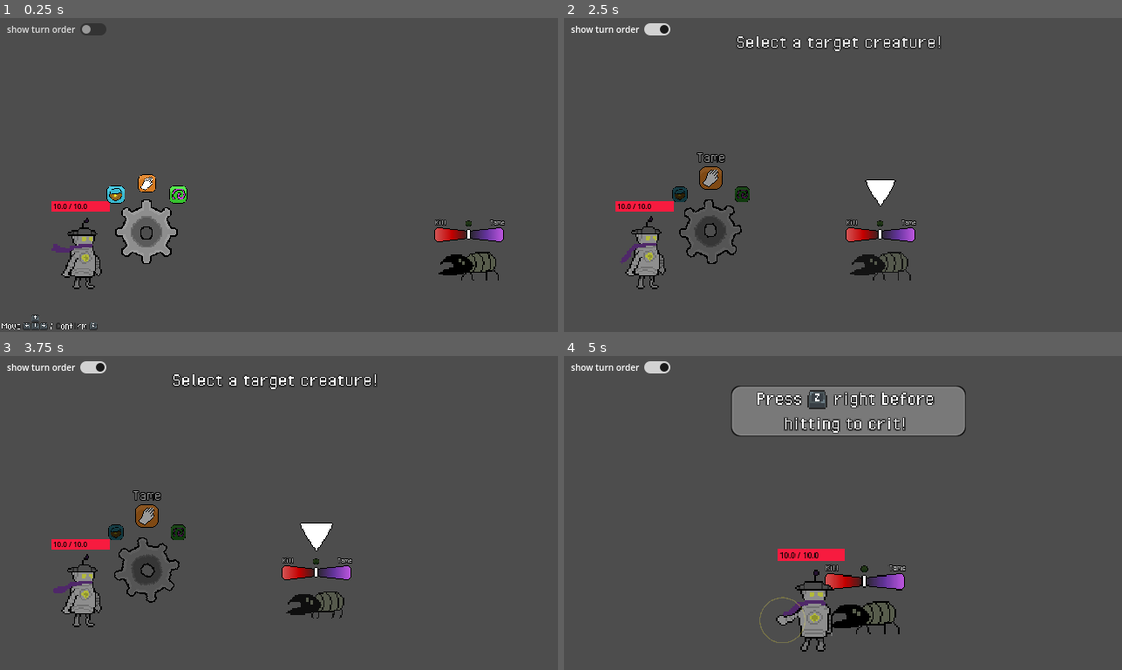
Above: before the commit, frames 1-4 (two rows, left to right).
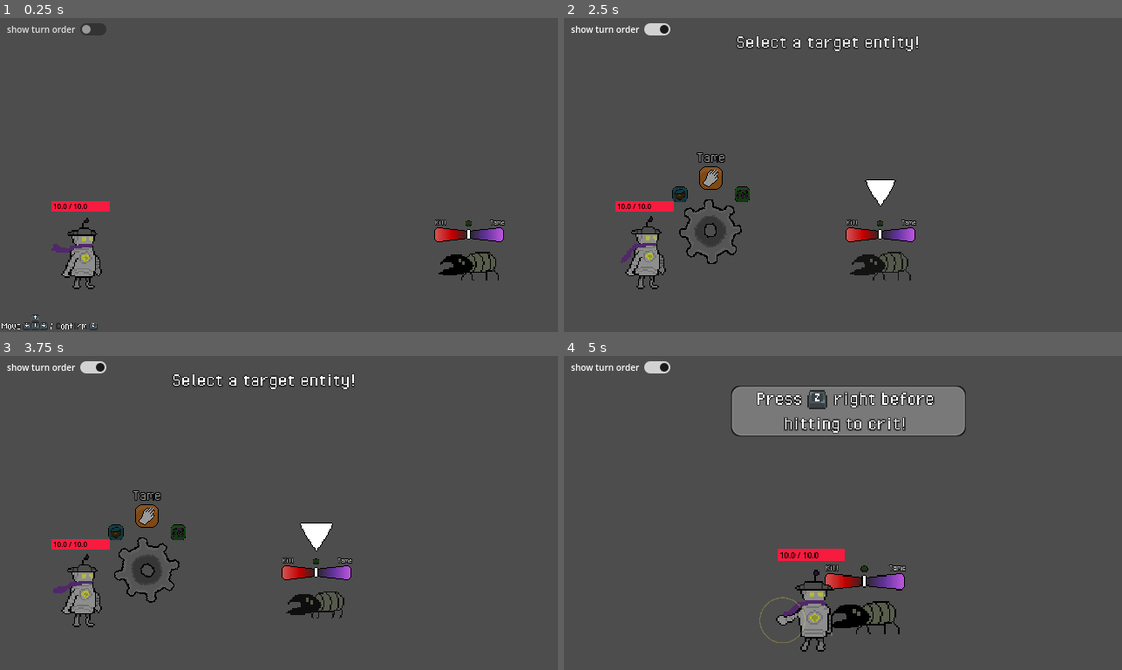
Above: after the commit, the same moments.

Repository: greeeegartur/cgvr-thesis
Game: Godot game, scene res://Scenes/CombatScene.tscn
Two runs of this game, one before a commit and one after it. Both use one fixed random seed, a clock stepped at 60 frames per second and the inputs below. The engine's default icon, where the game draws it, is replaced by a stand-in: a white triangle on a blue panel in a dark square.
Inputs:
- Up to frame 1 (0.25 s): no input
- Up to frame 2 (2.5 s): tap Enter (ui_accept) at 0.5, 0.77, 2.27 s; hold Right (ui_right) 0.53-1.25 s; click "show turn order" at 1.25 s; hold Down (ui_down) from 2.03 s (still down)
- Up to frame 3 (3.75 s): release Down (ui_down) at 2.78 s; hold Right (ui_right) 2.78-3.53 s; hold Up (ui_up) from 3.53 s (still down)
- Up to frame 4 (5 s): tap Enter (ui_accept) at 3.77, 4.52 s; release Up (ui_up) at 4.28 s; hold Left (ui_left) from 4.28 s (still down)

The runs differ from the first frame. In frame 1, 1.6% of the frame differs, in the area x 19-34%, y 49-79%; in frame 2, 0.2%; in frame 3, 0.3%; in frame 4, nothing differs.
Error before the commit: Invalid access to property or key 'data' on a base object of type 'Nil'. (res://Scripts/Combat/CombatManager.gd:1183)

Commit message:
Repair ability implementation
Finished ability base implementation and created the repair ability. Still have to add it to the shop and boon correctly.

Diff:
--- a/droidream/Scenes/CombatScene.tscn
+++ b/droidream/Scenes/CombatScene.tscn
@@ -24,6 +24,7 @@
 [ext_resource type="PackedScene" uid="uid://cwntedolisxe8" path="res://Scenes/VFX/BoonSelectionScreen.tscn" id="17_ad845"]
 [ext_resource type="PackedScene" uid="uid://mnb3nvh3ofas" path="res://Scenes/VFX/HitFeedbackText.tscn" id="22_b7ydo"]
 [ext_resource type="Texture2D" uid="uid://dhg3luy17q64k" path="res://Graphics/Placeholders/Combat/speedlines.png" id="23_ad845"]
+[ext_resource type="PackedScene" uid="uid://rab42iernju0" path="res://Scenes/VFX/RepairObject.tscn" id="25_mtk7o"]
 
 [sub_resource type="Animation" id="Animation_mtk7o"]
 length = 0.001
@@ -199,6 +200,7 @@
 DamageNumberScene = ExtResource("3_7d6hk")
 ExplosionFXScene = ExtResource("5_7t358")
 HitFeedbackScene = ExtResource("22_b7ydo")
+RepairObjectScene = ExtResource("25_mtk7o")
 camera = NodePath("../../Camera2D")
 
 [node name="DamageNumbers" type="Node2D" parent="VFX"]
--- a/droidream/Scenes/VFX/AbilityRow.tscn
+++ b/droidream/Scenes/VFX/AbilityRow.tscn
@@ -5,6 +5,10 @@
 [ext_resource type="Texture2D" uid="uid://unc0jsq2owev" path="res://Graphics/Placeholders/Combat/axis_select.png" id="3_kbqje"]
 
 [node name="AbilityRow" type="HBoxContainer"]
+anchors_preset = -1
+anchor_right = 0.112
+anchor_bottom = 0.05
+offset_right = -37.68
 script = ExtResource("1_uem6x")
 
 [node name="Name" type="Label" parent="."]
@@ -14,31 +18,29 @@
 theme_override_constants/outline_size = 4
 theme_override_fonts/font = ExtResource("2_hu6kg")
 theme_override_font_sizes/font_size = 17
-text = "Bolts"
+text = "Ability"
 vertical_alignment = 2
 
-[node name="CooldownContainer" type="Node2D" parent="."]
-position = Vector2(-2, 4)
+[node name="Container" type="HBoxContainer" parent="."]
+layout_mode = 2
 
-[node name="Container" type="HBoxContainer" parent="CooldownContainer"]
-offset_left = 47.0
-offset_right = 70.0
-offset_bottom = 18.0
-
-[node name="Icon" type="TextureRect" parent="CooldownContainer/Container"]
+[node name="Icon" type="TextureRect" parent="Container"]
+self_modulate = Color(0.85882354, 0.90588236, 0.4509804, 1)
 layout_mode = 2
 texture = ExtResource("3_kbqje")
-stretch_mode = 4
+stretch_mode = 5
 metadata/_edit_use_anchors_ = true
 
-[node name="Icon2" type="TextureRect" parent="CooldownContainer/Container"]
+[node name="Icon2" type="TextureRect" parent="Container"]
+self_modulate = Color(0.85882354, 0.90588236, 0.4509804, 1)
 layout_mode = 2
 texture = ExtResource("3_kbqje")
-stretch_mode = 4
+stretch_mode = 5
 metadata/_edit_use_anchors_ = true
 
-[node name="Icon3" type="TextureRect" parent="CooldownContainer/Container"]
+[node name="Icon3" type="TextureRect" parent="Container"]
+self_modulate = Color(0.85882354, 0.90588236, 0.4509804, 1)
 layout_mode = 2
 texture = ExtResource("3_kbqje")
-stretch_mode = 4
+stretch_mode = 5
 metadata/_edit_use_anchors_ = true
--- a/droidream/Scenes/VFX/PlayerTurnUI.tscn
+++ b/droidream/Scenes/VFX/PlayerTurnUI.tscn
@@ -24,6 +24,7 @@
 texture = ExtResource("9_7f765")
 
 [node name="PlayerTurnUi" type="CanvasLayer"]
+visible = false
 script = ExtResource("1_0fa56")
 AbilityRowScene = ExtResource("2_n7a3j")
 
@@ -233,13 +234,17 @@
 theme_override_styles/panel = SubResource("StyleBoxTexture_irvsa")
 
 [node name="ScrollContainer" type="ScrollContainer" parent="AbilitiesMenu/Panel"]
-layout_mode = 0
-offset_left = 9.0
-offset_top = 11.0
+clip_contents = false
+layout_mode = 1
+offset_left = 12.0
+offset_top = 14.0
 offset_right = 91.0
 offset_bottom = 69.0
+horizontal_scroll_mode = 3
+vertical_scroll_mode = 3
 
 [node name="VBox" type="VBoxContainer" parent="AbilitiesMenu/Panel/ScrollContainer"]
+custom_minimum_size = Vector2(79, 55)
 layout_mode = 2
 
 [node name="ItemsMenu" type="Node" parent="."]
--- /dev/null
+++ b/droidream/Scenes/VFX/RepairObject.tscn
@@ -0,0 +1,11 @@
+[gd_scene load_steps=5 format=3 uid="uid://rab42iernju0"]
+
+[ext_resource type="Script" uid="uid://btmulos74tdmp" path="res://Scripts/Misc/RepairObject.gd" id="1_4jpy5"]
+[ext_resource type="Texture2D" uid="uid://d1c71okwqhgfe" path="res://Graphics/Placeholders/Combat/part1.png" id="1_7larw"]
+[ext_resource type="Texture2D" uid="uid://cgm5tddjd5m5m" path="res://Graphics/Placeholders/Combat/part2.png" id="3_4yavy"]
+[ext_resource type="Texture2D" uid="uid://urxx3qi5l8d0" path="res://Graphics/Placeholders/Combat/bolt.png" id="4_6t1hv"]
+
+[node name="RepairObject" type="Sprite2D"]
+texture = ExtResource("1_7larw")
+script = ExtResource("1_4jpy5")
+objects = Array[Texture2D]([ExtResource("1_7larw"), ExtResource("3_4yavy"), ExtResource("4_6t1hv")])
--- a/droidream/Scripts/Combat/CameraController.gd
+++ b/droidream/Scripts/Combat/CameraController.gd
@@ -11,6 +11,10 @@
 @export var follow_speed := 3.0
 @export var x_offset := 60.0
 
+# Temporary zoom system
+var base_zoom: Vector2
+var zoom_tween: Tween
+
 # Camera's position variables
 var default_position: Vector2
 var follow_target: Node2D = null
@@ -18,6 +22,8 @@
 
 func _ready():
 	default_position = global_position
+	zoom = zoom_normal
+	base_zoom = zoom_normal
 	zoom = zoom_normal
 
 func _process(delta):
@@ -96,13 +102,24 @@
 	follow_target = null
 	override = true
 
+	if zoom_tween:
+		zoom_tween.kill()
+
 	var tween = create_tween()
-	tween.tween_property(self, "global_position", default_position, 0.6)
-	tween.parallel().tween_property(self, "zoom", zoom_normal, 0.6)
-	tween.parallel().tween_property(self, "offset", Vector2(0, 0), 0.6)
-	tween.set_trans(Tween.TRANS_LINEAR)
-	tween.set_ease(Tween.EASE_IN)
+	tween.tween_property(self, "global_position", default_position, 0.5)
+	tween.parallel().tween_property(self, "zoom", zoom_normal, 0.5)
+	tween.parallel().tween_property(self, "offset", Vector2.ZERO, 0.5)
 
-	tween.finished.connect(func():
-		override = false
-	)
+	await tween.finished
+	override = false
+
+func ability_focus_on_player(target: Node2D, zoom_amount: Vector2, duration := 0.4):
+	follow_target = target
+	override = false
+
+	if zoom_tween:
+		zoom_tween.kill()
+
+	base_zoom = zoom
+	zoom_tween = create_tween()
+	zoom_tween.tween_property(self, "zoom", zoom_amount, duration)
--- a/droidream/Scripts/Combat/CombatManager.gd
+++ b/droidream/Scripts/Combat/CombatManager.gd
@@ -829,41 +829,54 @@
 	var max_collect := 4
 	var duration := 4.0
 	var timer := 0.0
-
-	# 1. Focuses camera on player
-	camera.follow(player_visual)
-	await get_tree().create_timer(0.5).timeout
-	var zoom_tween := create_tween()
-	zoom_tween.tween_property(camera, "zoom", Vector2(1.4, 1.4), 4.0)
-
-	#tutorial_text.show_text("Press arrows towards yourself!")
-
-	# 2. Healing game starts
+	var delay := 0.2
+	var active_objects: Array = []
+
+	# Camera focus
+	await get_tree().create_timer(0.2).timeout
+	camera.ability_focus_on_player(player_visual, Vector2(1.4, 1.4), 4.0)
+
+	tutorial_text.show_hint(TutorialText.HintType.REPAIR)
+
 	while timer < duration:
 		await get_tree().process_frame
 		timer += get_process_delta_time()
 
-		# TO-DO: Objects start spawning
-		if randf() < 0.05:
-			var dir = ["up","down","left","right"].pick_random()
-
-			# Player input check
-			if Input.is_action_just_pressed("ui_" + dir):
+		# Spawn objects
+		if active_objects.is_empty():
+			await get_tree().create_timer(0.1 * min(collected, max_collect)).timeout
+			var dir = Utils.DIR_MAP.keys().pick_random()
+			var obj = vfx._spawn_repair_object(player_visual, dir)
+			active_objects.append({ "node": obj, "dir": dir })
+
+		# Input check
+		for data in active_objects:
+			var expected_input = Utils.OPPOSITE_INPUT[data.dir]
+
+			if Input.is_action_just_pressed(expected_input):
 				collected += 1
-				vfx.play_block_feedback(player_visual)
+				vfx.play_overlay_effects("block")
+				vfx.play_speedlines("block")
+				await vfx._absorb_object(player_visual, data.node)
+				active_objects.erase(data)
+				break
 
 	tutorial_text.hide_text()
-
-	# 3. After game has finished, healing calculations are done
+	for data in active_objects:
+		if is_instance_valid(data.node):
+			data.node.queue_free()
+
+	# Healing logic after game
 	collected = min(collected, max_collect)
 	var heal_ratio = collected * 0.1
 	var heal_amount = player.max_hp * heal_ratio
+
 	player.hp = min(player.hp + heal_amount, player.max_hp)
 	player_visual.update_hp(player.hp, player.max_hp)
-
-	# 4. Small pause before reseting camera after tween.
-	await get_tree().create_timer(0.5).timeout
-	camera.reset_camera()
+	vfx.spawn_damage_number(player_visual, heal_amount, false, true)
+
+	await camera.reset_camera()
+	await get_tree().create_timer(0.4).timeout
 
 # HELPER FUNCTIONS
 # These functions help ACTION functions with calculations and more
@@ -976,28 +989,33 @@
 		return
 	is_targeting = false
 
+	# Hiding UI and locking input from it
+	_clear_enemy_turn_order_visuals()
+	player_turn_ui.hide_player_turn_ui()
+	player_turn_ui.lock_input()
+
 	# ENEMY TARGETING
 	if selected_enemy:
 		enemy_visuals[selected_enemy].hide_target_arrow()
-		_execute_ability(selected_enemy)
+
+		# If the selection was made with an ability against an enemy
+		if ability_being_used:
+			_execute_ability(selected_enemy)
+			return
 
 	# SELF TARGETING
 	elif ability_being_used and ability_being_used.data.target_type == AbilityData.TargetType.SELF:
 		player_visual.hide_target_arrow()
 		_execute_ability(player)
-
-	_clear_enemy_turn_order_visuals()
-
-	# Hiding player UI and locking input from it
-	player_turn_ui.hide_player_turn_ui()
-	player_turn_ui.lock_input()
-	player_attack(selected_attack_type) # Starting player attack
+		return
+
+	player_attack(selected_attack_type) # Starting player attack (if previous chceks didn't pass, then this is an attack)
 
 # Executes the ability when target has been selected
 func _execute_ability(target):
 	var ability = ability_being_used
-	_use_ability(ability)
-	await ability.data.execute.call(self, target)
+	_use_ability(ability) # Sets cooldown variables
+	await ability.data.execute.call(self, ability, target) # Calls the ability's function inside CombatManager
 	ability_being_used = null
 	_enemy_turn()
 
@@ -1016,12 +1034,15 @@
 
 # Selects an ability and sets it to be used in the player turn
 func _on_ability_selected(ability: InventoryAbility):
-	player_turn_ui.hide_player_turn_ui()
-	player_turn_ui.lock_input()
-
+	if turn != "player":
+		return
+	ability_being_used = ability
+	await player_turn_ui._hide_menu("abilities")
+
+	# Setting selection state (does not matter whether enemy or player target)
+	player_turn_ui._start_targeting()
 	# Ability's cooldown is set after use and enemy turn starts
 	_start_ability_logic(ability)
-	_enemy_turn()
 
 # Moves back from target selection to previous state (handled by PlayerTurnUI)
 func _cancel_target_selection():
@@ -1039,6 +1060,7 @@
 
 	_update_enemy_turn_order_display()
 	player_turn_ui.cancel_enemy_selection()
+	player_visual.hide_target_arrow() # If player was selected, just in case
 
 # Decides if an enemy has been defeated by minigame or not
 func _resolve_enemy_state(enemy: CombatEntity):
--- a/droidream/Scripts/Combat/DamageNumber.gd
+++ b/droidream/Scripts/Combat/DamageNumber.gd
@@ -5,13 +5,19 @@
 @onready var label : RichTextLabel = $Label
 
 # Plays a tween animation and decides label properties based on given hit type
-func play(value: float, is_critical: bool):
+func play(value: float, is_critical: bool, is_heal := false):
 	var text := str(value)
 	if is_critical:
 		text = "[wave freq=10]" + text + "![/wave]"
 
 	label.text = text
-	label.modulate = Color.YELLOW if is_critical else Color.RED
+	if is_critical:
+		label.modulate = Color.YELLOW
+	elif is_heal:
+		label.modulate = Color.GREEN
+	else:
+		label.modulate = Color.RED
+
 	scale = Vector2(1.3, 0.7)
 	rotation_degrees = randf_range(-6, 6)
 
@@ -38,6 +44,8 @@
 	# Shake effect
 	if is_critical:
 		_shake(0.18, 4.0)
+	elif is_heal:
+		_shake(0.16, 3.0)
 	else:
 		_shake(0.12, 2.0)
 
--- a/droidream/Scripts/Combat/PlayerTurnUI.gd
+++ b/droidream/Scripts/Combat/PlayerTurnUI.gd
@@ -171,7 +171,8 @@
 
 	var tween := create_tween()
 	tween.tween_property(panel, "scale", Vector2.ZERO, 0.15)
-	tween.tween_property(panel, "modulate:a", 0.0, 0.15)
+	tween.parallel().tween_property(panel, "modulate:a", 0.0, 0.12)
+
 	await tween.finished
 	panel.visible = false
 
@@ -447,11 +448,13 @@
 	for child in abilities_panel.get_node("ScrollContainer/VBox").get_children():
 		child.queue_free()
 
-	# Rebuilding list with ability rows
+	# Rebuilding UI with (new) ability rows
 	for ability in abilities:
 		var row = AbilityRowScene.instantiate()
 		abilities_panel.get_node("ScrollContainer/VBox").add_child(row)
 		row.setup(ability)
+
+	await get_tree().process_frame
 	_update_abilities_visuals()
 
 func _update_abilities_visuals():
@@ -462,8 +465,33 @@
 		var row = list.get_child(i)
 		var selected = i == abilities_index
 
-		row.modulate = Color.WHITE if selected else Color(0.6, 0.6, 0.6)
-		row.scale = Vector2.ONE * (1.1 if selected else 1.0)
+		var tween := create_tween()
+
+		tween.tween_property(
+			row,
+			"scale",
+			Vector2.ONE * (1.0 if selected else 0.8),
+			0.12
+		)
+
+		tween.parallel().tween_property(
+			row,
+			"modulate",
+			Color.WHITE if selected else Color(0.6, 0.6, 0.6),
+			0.1
+		)
+
+		tween.parallel().tween_property(
+			row,
+			"position:y",
+			-4 if selected else 0,
+			0.12
+		)
+
+	var scroll = abilities_panel.get_node("ScrollContainer")
+	if abilities_index < list.get_child_count():
+		var row = list.get_child(abilities_index)
+		scroll.ensure_control_visible(row)
 
 func update_guess_display():
 	var g = PlayerData.guesses
@@ -542,3 +570,6 @@
 # Checking if tame type option can be used
 func _is_option_available(t: CombatTypes.EntityType) -> bool:
 	return PlayerData.has_guess(t)
+
+func _start_targeting():
+	state = State.ENEMY_SELECT
--- a/droidream/Scripts/Combat/TutorialText.gd
+++ b/droidream/Scripts/Combat/TutorialText.gd
@@ -25,7 +25,8 @@
 	PLAYER_SELECT,
 	SHOP,
 	CRIT,
-	BLOCK
+	BLOCK,
+	REPAIR
 }
 var current_state
 
@@ -45,7 +46,7 @@
 			controls_hint_node.visible = false
 			select_hint_node.visible = true
 			x_icon.visible = false
-			show_text("Select a target creature!", select_hint_label, select_hint_node)
+			show_text("Select a target entity!", select_hint_label, select_hint_node)
 
 		HintType.SHOP:
 			current_state = HintType.SHOP
@@ -60,6 +61,7 @@
 			panel.visible = true
 			select_hint_node.visible = false
 			controls_hint_node.visible = false
+			z_icon.visible = true
 			z_icon.position = Vector2(69, 10)
 			show_text("Press      right before hitting to crit!", label, panel)
 
@@ -68,9 +70,17 @@
 			panel.visible = true
 			select_hint_node.visible = false
 			controls_hint_node.visible = false
+			z_icon.visible = true
 			z_icon.position = Vector2(62.3, 10)
 			show_text("Press      before a hit to block!", label, panel)
 
+		HintType.REPAIR:
+			current_state = HintType.REPAIR
+			panel.visible = true
+			select_hint_node.visible = false
+			controls_hint_node.visible = false
+			z_icon.visible = false
+			show_text("Press towards yourself to absorb parts!", label, panel)
 
 # Methods for turns
 func show_text(text: String, settable_label: Label, node):
--- a/droidream/Scripts/Combat/VFXCombatManager.gd
+++ b/droidream/Scripts/Combat/VFXCombatManager.gd
@@ -9,6 +9,7 @@
 @export var DamageNumberScene: PackedScene
 @export var ExplosionFXScene: PackedScene
 @export var HitFeedbackScene: PackedScene
+@export var RepairObjectScene: PackedScene
 @export var camera: Camera2D
 
 # Layer node variables
@@ -42,7 +43,7 @@
 	emit_explosion(target_visual, subdue_flash_color, is_subdue)
 
 # Spawns a damage number near an entity visual that took damage
-func spawn_damage_number(target_visual: Node2D, damage: float, is_critical: bool):
+func spawn_damage_number(target_visual: Node2D, damage: float, is_critical: bool, is_heal := false):
 	if not DamageNumberScene:
 		print("No DamageNumber scene set in VFXCombatManager")
 		return
@@ -53,7 +54,7 @@
 	# Rendering damage number in screen space
 	num.position = target_visual.position
 
-	num.play(damage, is_critical)
+	num.play(damage, is_critical, is_heal)
 
 # Explosion VFX for hits and subduing
 func emit_explosion(target_visual: Node2D, color: Color, is_subdue := false):
@@ -143,3 +144,33 @@
 	    "[color=#06d63e][shake rate=18]Negated![/shake][/color]"
 	]
 	spawn_feedback(target_visual, texts.pick_random())
+
+# Used in the repair ability game
+func _spawn_repair_object(target, dir: String) -> Node2D:
+	var obj = RepairObjectScene.instantiate() # TO-DO replace with scene
+	var offset = Utils.DIR_MAP[dir] * 30
+	obj.global_position = target.global_position + offset
+	obj.scale = Vector2.ZERO
+	get_parent().add_child(obj)
+
+	# Object spawn tween
+	var tween = create_tween()
+	tween.tween_property(obj, "scale", Vector2.ONE, 0.2)\
+		.set_trans(Tween.TRANS_BACK)
+
+	return obj
+
+# Used in the repair ability game
+func _absorb_object(target, obj: Node2D):
+	var tween = create_tween()
+	tween.tween_property(
+		obj,
+		"global_position",
+		target.global_position,
+		0.25
+	).set_trans(Tween.TRANS_CUBIC)
+
+	tween.parallel().tween_property(obj, "scale", Vector2.ZERO, 0.25)
+
+	await tween.finished
+	obj.queue_free()
--- a/droidream/Scripts/Data/AbilityDB.gd
+++ b/droidream/Scripts/Data/AbilityDB.gd
@@ -1,5 +1,4 @@
 extends Node
-class_name AbilityDB
 
 var abilities := {}
 
@@ -8,8 +7,8 @@
 
 func _register(ability: Resource):
 	if ability.id == "repair":
-		ability.execute = func(combat, target):
-			await combat._ability_repair_sequence(target)
+		ability.execute = func(combat, ability, target):
+			await combat._ability_repair_sequence(ability)
 
 	abilities[ability.id] = ability
 	PlayerData.add_ability(ability)
--- a/droidream/Scripts/Data/BoonManager.gd
+++ b/droidream/Scripts/Data/BoonManager.gd
@@ -28,7 +28,7 @@
 
 	var repair = preload("res://Scripts/Data/Boons/RepairBoon.tres")
 	repair.effect = func():
-		PlayerData.add_ability(repair)
+		PlayerData.add_ability(AbilityDb.get_ability("repair"))
 
 	available_boons = [hp, power, defense, chips, repair]
 
--- a/droidream/Scripts/Data/ItemDB.gd
+++ b/droidream/Scripts/Data/ItemDB.gd
@@ -1,6 +1,4 @@
 extends Node
-
-class_name ItemDB
 
 # New items in new areas
 var unlocked_item_ids: Array[String] = []
--- a/droidream/Scripts/Data/Utils.gd
+++ b/droidream/Scripts/Data/Utils.gd
@@ -1,5 +1,19 @@
 extends Node
-# Utility methods for global use everywhere (global script)
+# Utility methods and variables for global use everywhere (global script)
+
+const DIR_MAP = {
+	"up": Vector2(0, -1),
+	"down": Vector2(0, 1),
+	"left": Vector2(-1, 0),
+	"right": Vector2(1, 0)
+}
+
+const OPPOSITE_INPUT = {
+	"up": "ui_down",
+	"down": "ui_up",
+	"left": "ui_right",
+	"right": "ui_left"
+}
 
 # Picks an option from a dictionary based on its given probability rates
 func weighted_pick(weights: Dictionary):
--- a/droidream/Scripts/Misc/AbilityRow.gd
+++ b/droidream/Scripts/Misc/AbilityRow.gd
@@ -1,19 +1,16 @@
 extends HBoxContainer
 
 @onready var name_label = $Name
-@onready var cd_container = $CooldownContainer/Container
+@onready var cd_container = $Container
 
 func setup(ability):
 	name_label.text = ability.data.display_name
 
-	var max_cd = max(1, ability.data.cooldown_max)
-	for i in max_cd:
-		var rect = ColorRect.new()
-		rect.custom_minimum_size = Vector2(8, 8)
-
+	var max_cd = ability.data.cooldown_max
+	for i in cd_container.get_child_count():
+		var slot = cd_container.get_child(i)
+		slot.visible = i < max_cd
 		if i < ability.cooldown:
-			rect.modulate = Color(0.3, 0.3, 0.3)
+			slot.modulate = Color(0.3, 0.3, 0.3)
 		else:
-			rect.modulate = Color(1, 1, 1)
-
-		cd_container.add_child(rect)
+			slot.modulate = Color(1, 1, 1)
--- /dev/null
+++ b/droidream/Scripts/Misc/RepairObject.gd
@@ -0,0 +1,7 @@
+extends Sprite2D
+class_name RepairObject
+
+@export var objects : Array[Texture2D]
+
+func _ready():
+	texture = objects.pick_random()
Binary file added: droidream/Graphics/Placeholders/Combat/part1.png
Not shown, added: droidream/Graphics/Placeholders/Combat/part1.png.import
Binary file added: droidream/Graphics/Placeholders/Combat/part2.png
Not shown, added: droidream/Graphics/Placeholders/Combat/part2.png.import
Not shown: 1 places in droidream/Scenes/CombatScene.tscn that only renumber resources
Not shown, added: droidream/Scripts/Misc/RepairObject.gd.uid
